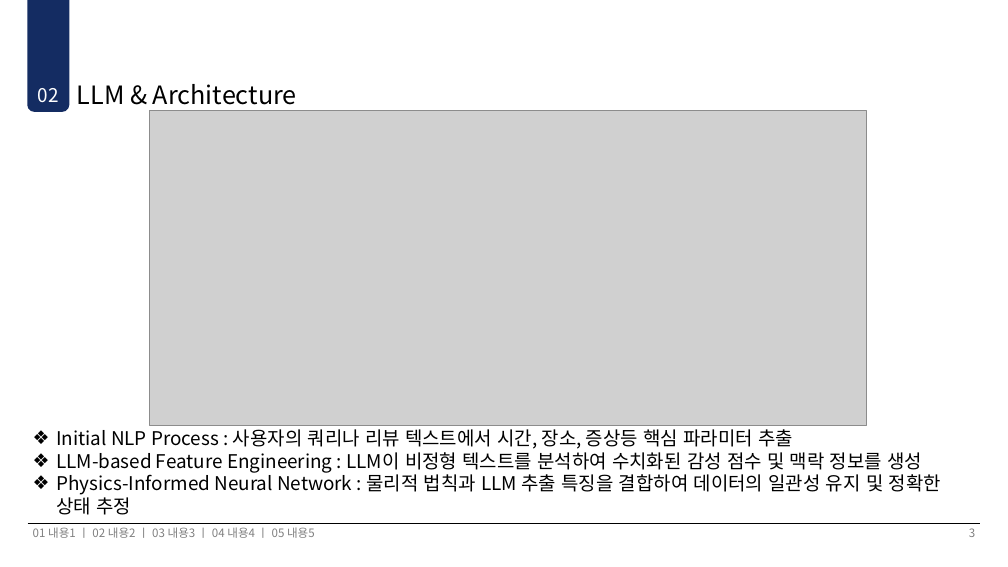
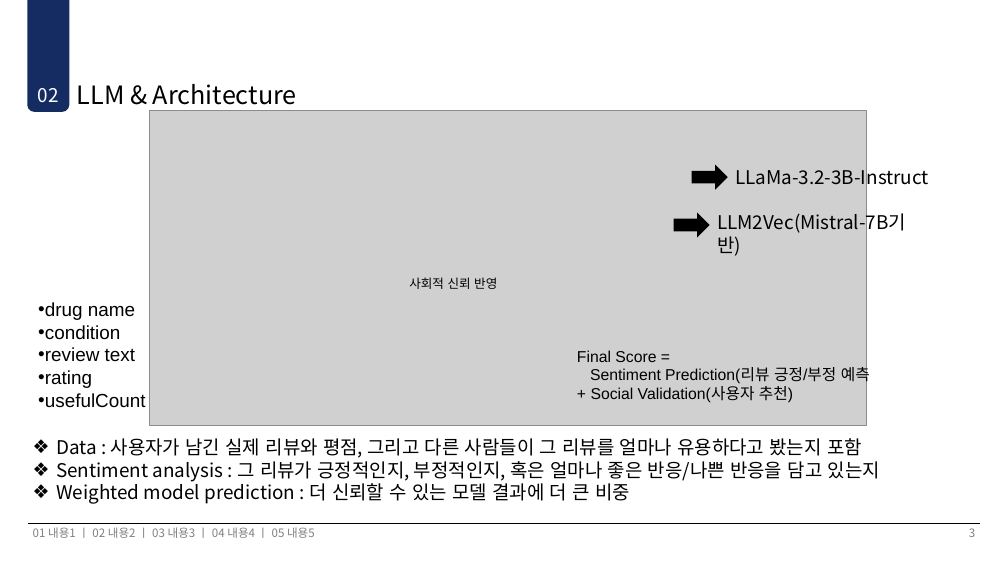
Before and after one commit to jinjukim12/jinjukim12.github.io, a slide deck: slide 4 of LLM_homework.pptx. Drawn at 1008x567 pixels with LibreOffice and Linux fonts; fonts in the diff are those of the drawing; grey boxes stand for pictures. Boxes give left, top, right and bottom in pixels: in the first picture for what was removed or moved away, otherwise in the second. Text is boxed around its words. In the diff, an @@ line names an element or a change of style, - is before the commit and + after.

```diff
--- a/LLM_homework.pptx
+++ b/LLM_homework.pptx
@@ right arrow added at <box>692,165,728,190</box>, fill #000000 @@
@@ text added at <box>735,165,929,190</box>, 18 pt, text #000000 @@
+LLaMa-3.2-3B-Instruct
@@ right arrow added at <box>674,212,710,237</box>, fill #000000 @@
@@ text added at <box>717,210,906,235</box>, 18 pt, text #000000 @@
+LLM2Vec(Mistral-7B기반)
@@ text added at <box>409,277,497,289</box>, 12 pt, text #000000 @@
+사회적 신뢰 반영
@@ text added at <box>38,302,145,407</box>, 18 pt, text #000000 @@
+• drug name
+• condition
+• review text
+• rating
+• usefulCount
@@ text added at <box>577,350,870,403</box>, 15 pt, text #000000 @@
+Final Score =
+Sentiment Prediction(리뷰 긍정/부정 예측 + Social Validation(사용자 추천)
@@ text at <box>56,438,880,504</box>: text changed @@
-❖ Initial NLP Process : 사용자의 쿼리나 리뷰 텍스트에서 시간, 장소, 증상등 핵심 파라미터 추출
-❖ LLM-based Feature Engineering : LLM이 비정형 텍스트를 분석하여 수치화된 감성 점수 및 맥락 정보를 생성
-❖ Physics-Informed Neural Network : 물리적 법칙과 LLM 추출 특징을 결합하여 데이터의 일관성 유지 및 정확한 상태 추정
+❖ Data : 사용자가 남긴 실제 리뷰와 평점, 그리고 다른 사람들이 그 리뷰를 얼마나 유용하다고 봤는지 포함
+❖ Sentiment analysis : 그 리뷰가 긍정적인지, 부정적인지, 혹은 얼마나 좋은 반응/나쁜 반응을 담고 있는지
+❖ Weighted model prediction : 더 신뢰할 수 있는 모델 결과에 더 큰 비중
```
Also in this commit, not shown: 2 other slides changed.
